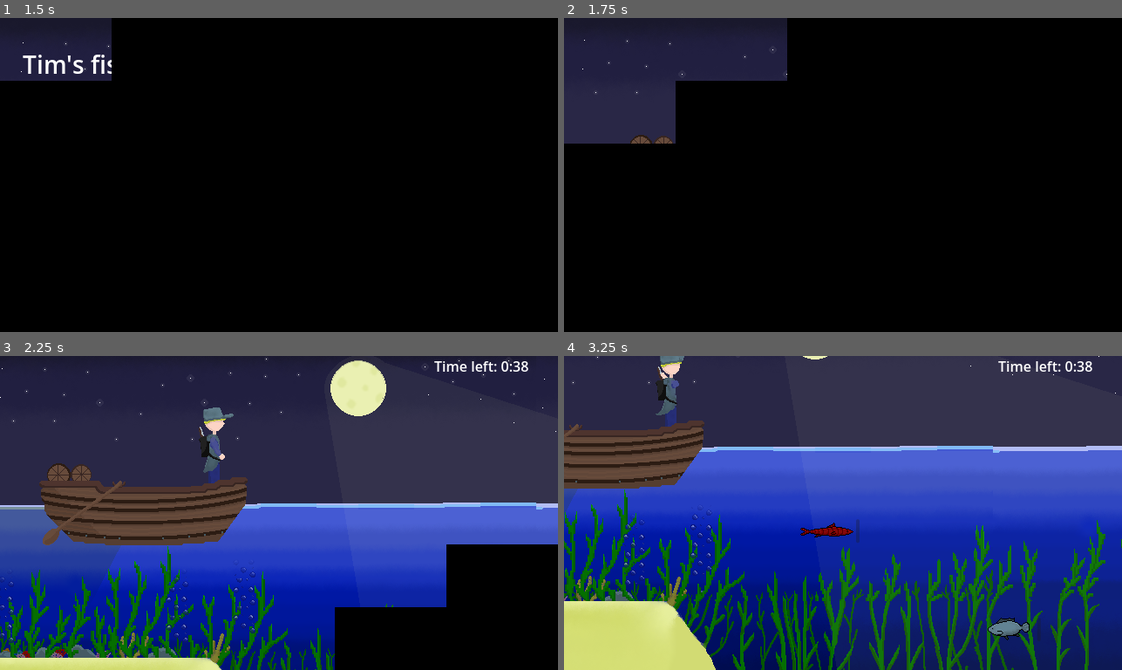
Above: before the commit, frames 1-4 (two rows, left to right).
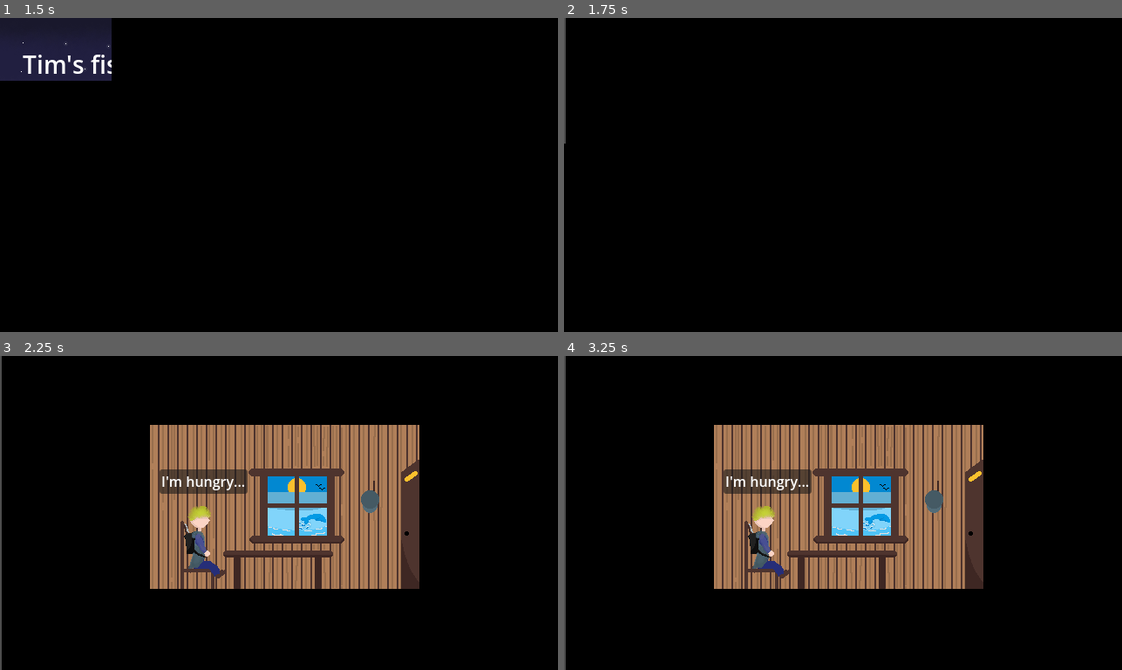
Above: after the commit, the same moments.

Repository: Timeo21/OGJ-8
Game: Godot game, scene res://scenes/title.tscn
Two runs of this game, one before a commit and one after it. Both use one fixed random seed, a clock stepped at 60 frames per second and the inputs below. The engine's default icon, where the game draws it, is replaced by a stand-in: a white triangle on a blue panel in a dark square. Sound files missing from this copy of the repository are replaced by a short silence.
Inputs (mouse positions are in pixels of both pictures, inside the frame that each line leads up to):
- Up to frame 1 (1.5 s): click "Play" at 0.5 s; click "Play" at 1.25 s
- Up to frame 2 (1.75 s): no input
- Up to frame 3 (2.25 s): click (457, 553) at 2 s, where only the run before the commit has a clickable "Go Fishing"
- Up to frame 4 (3.25 s): hold D (right) from 2.78 s (still down)

Frame 1 is identical in both runs. In frame 2, 12% of the frame differs, in the area x 0-40%, y 0-40%; in frame 3, 87%; in frame 4, 100%, in the area x 0-100%, y 0-100%.

Commit message:
Add day-based intro panels and day counter
Introduce day-specific intro dialogs and a day counter to control scene flow. Added multiple hidden Panel/Label nodes (Panel4-7) to scenes/maison.tscn and exposed them in sprite_2d.gd; sprite_2d.gd now reads GameState.day_counter to show the appropriate dialog sequence and advances to main.tscn after timers. Updated scripts: game_manager now transitions to maison.tscn for the intro, shop increments GameState.day_counter before sending the player to maison.tscn, and a day_counter variable (int) was added to the singletons/game_state.gd. Also added onready refs (including animation_player) and adjusted visibility/timing logic to drive the new intro flow.

Diff:
--- a/scenes/maison.tscn
+++ b/scenes/maison.tscn
@@ -11,6 +11,7 @@
 script = ExtResource("2_kihby")
 
 [node name="Panel" type="Panel" parent="Sprite2D" unique_id=1912231696]
+visible = false
 z_index = 1
 offset_left = -139.0
 offset_top = -50.0
@@ -57,3 +58,66 @@
 offset_bottom = 23.0
 text = "I'll wait for the night
 when everyone's asleep"
+
+[node name="Panel4" type="Panel" parent="Sprite2D" unique_id=134903737]
+visible = false
+offset_left = -141.0
+offset_top = -89.0
+offset_right = 16.0
+offset_bottom = -13.0
+metadata/_edit_group_ = true
+
+[node name="Label" type="Label" parent="Sprite2D/Panel4" unique_id=1802463188]
+layout_mode = 0
+offset_right = 40.0
+offset_bottom = 23.0
+text = "Days are hard when
+you can't go outside
+during the day..."
+
+[node name="Panel5" type="Panel" parent="Sprite2D" unique_id=802441494]
+visible = false
+offset_left = -145.0
+offset_top = -64.0
+offset_right = 44.0
+offset_bottom = -24.0
+metadata/_edit_group_ = true
+
+[node name="Label" type="Label" parent="Sprite2D/Panel5" unique_id=1779895030]
+layout_mode = 0
+offset_left = 4.0
+offset_top = -6.0
+offset_right = 187.0
+offset_bottom = 43.0
+text = "I must hide from the
+one who's chasing me..."
+
+[node name="Panel6" type="Panel" parent="Sprite2D" unique_id=960919105]
+visible = false
+offset_left = -143.0
+offset_top = -70.0
+offset_right = 90.0
+offset_bottom = -17.0
+metadata/_edit_group_ = true
+
+[node name="Label" type="Label" parent="Sprite2D/Panel6" unique_id=1620150654]
+layout_mode = 0
+offset_right = 40.0
+offset_bottom = 23.0
+text = "He took everything from me...
+This damn Timeo !"
+
+[node name="Panel7" type="Panel" parent="Sprite2D" unique_id=871101696]
+visible = false
+offset_left = -137.0
+offset_top = -67.0
+offset_right = 42.0
+offset_bottom = -16.0
+metadata/_edit_group_ = true
+
+[node name="Label" type="Label" parent="Sprite2D/Panel7" unique_id=1302305624]
+layout_mode = 0
+offset_right = 40.0
+offset_bottom = 23.0
+text = "I must take revenge by
+fishing more fish !"
--- a/scenes/sprite_2d.gd
+++ b/scenes/sprite_2d.gd
@@ -1,8 +1,14 @@
 extends Sprite2D
+
+@onready var animation_player: AnimationPlayer = $"../AnimationPlayer"
 
 @onready var panel: Panel = $Panel
 @onready var panel_2: Panel = $Panel2
 @onready var panel_3: Panel = $Panel3
+@onready var panel_4: Panel = $Panel4
+@onready var panel_5: Panel = $Panel5
+@onready var panel_6: Panel = $Panel6
+@onready var panel_7: Panel = $Panel7
 
 var timer: float
 var timer1: float
@@ -11,14 +17,35 @@
 	pass
 
 func _process(delta: float) -> void:
-	timer = delta + timer
-	if timer >= 4:
-		timer1 = delta + timer1
-		panel.visible = false
-		panel_2.visible = true
-		if timer1 >= 5 :
-			panel_2.visible = false
-			panel_3.visible = true
-			if timer1 >= 9 :
+	if GameState.day_counter == 0:
+		panel.visible = true
+		timer = delta + timer
+		print(timer)
+		if timer >= 4:
+			timer1 = delta + timer1
+			panel.visible = false
+			panel_2.visible = true
+			if timer1 >= 5 :
+				panel_2.visible = false
+				panel_3.visible = true
+				if timer1 >= 9 :
+					get_tree().change_scene_to_file("res://scenes/main.tscn")
+	if GameState.day_counter == 1:
+		panel_4.visible = true
+		timer = delta + timer
+		if timer >= 4:
+			timer1 = delta + timer1
+			panel_4.visible = false
+			panel_5.visible = true
+			if timer1 >= 4:
+				get_tree().change_scene_to_file("res://scenes/main.tscn")
+	if GameState.day_counter == 2:
+		timer = delta + timer
+		panel_6.visible = true
+		if timer >= 5:
+			panel_6.visible = false
+			panel_7.visible = true
+			timer1 = delta + timer
+			if timer >= 9:
 				get_tree().change_scene_to_file("res://scenes/main.tscn")
 	pass
--- a/scripts/game_manager.gd
+++ b/scripts/game_manager.gd
@@ -15,4 +15,4 @@
 
 
 func _on_button_pressed() -> void:
-	TransitionPlayer.change_scene("res://scenes/main.tscn")
+	TransitionPlayer.change_scene("res://scenes/maison.tscn")
--- a/scripts/shop.gd
+++ b/scripts/shop.gd
@@ -15,4 +15,5 @@
 	buy_panel.show()
 
 func _on_buy_panel_buy_panel_next() -> void:
-	TransitionPlayer.change_scene("res://scenes/main.tscn")
+	GameState.day_counter += 1
+	TransitionPlayer.change_scene("res://scenes/maison.tscn")
--- a/scripts/singletons/game_state.gd
+++ b/scripts/singletons/game_state.gd
@@ -1,5 +1,6 @@
 extends Node
 
+var day_counter: int = 0
 var owned_items: Array[Utils.ItemId] = []
 var bank_money: int = 0
 var summary: DaySummary = DaySummary.new(0, 0, 0)
